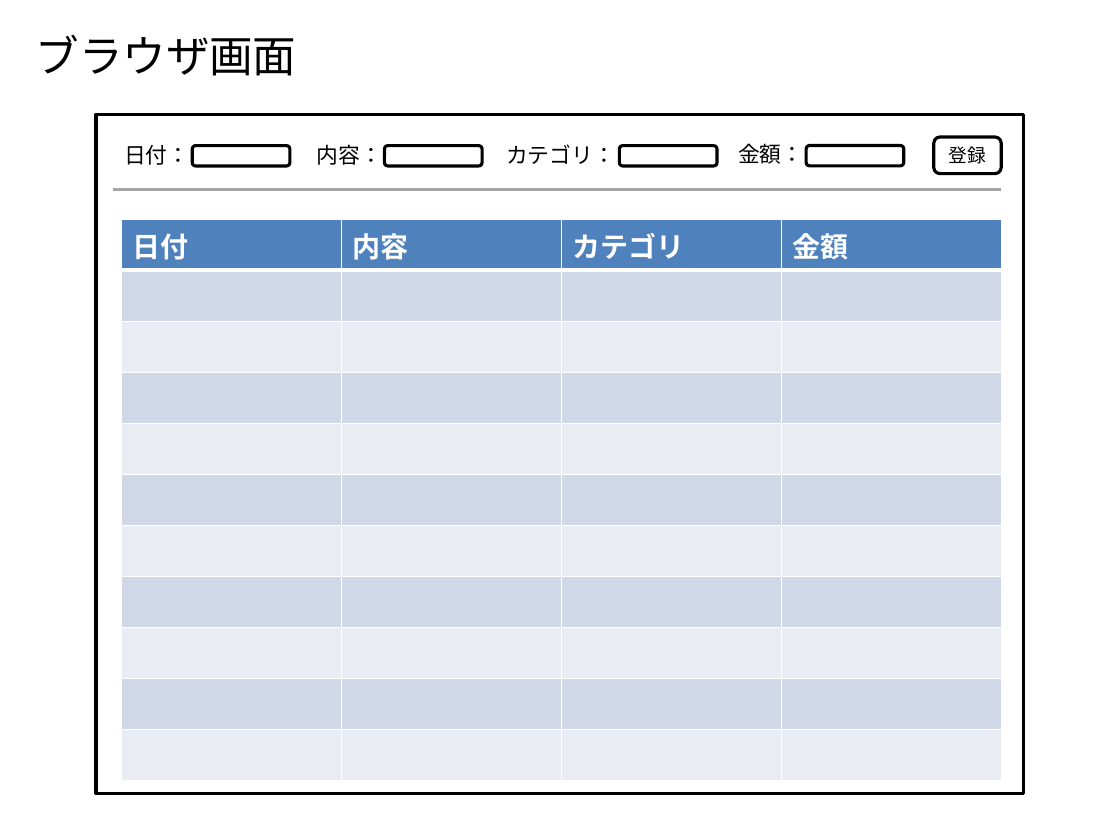
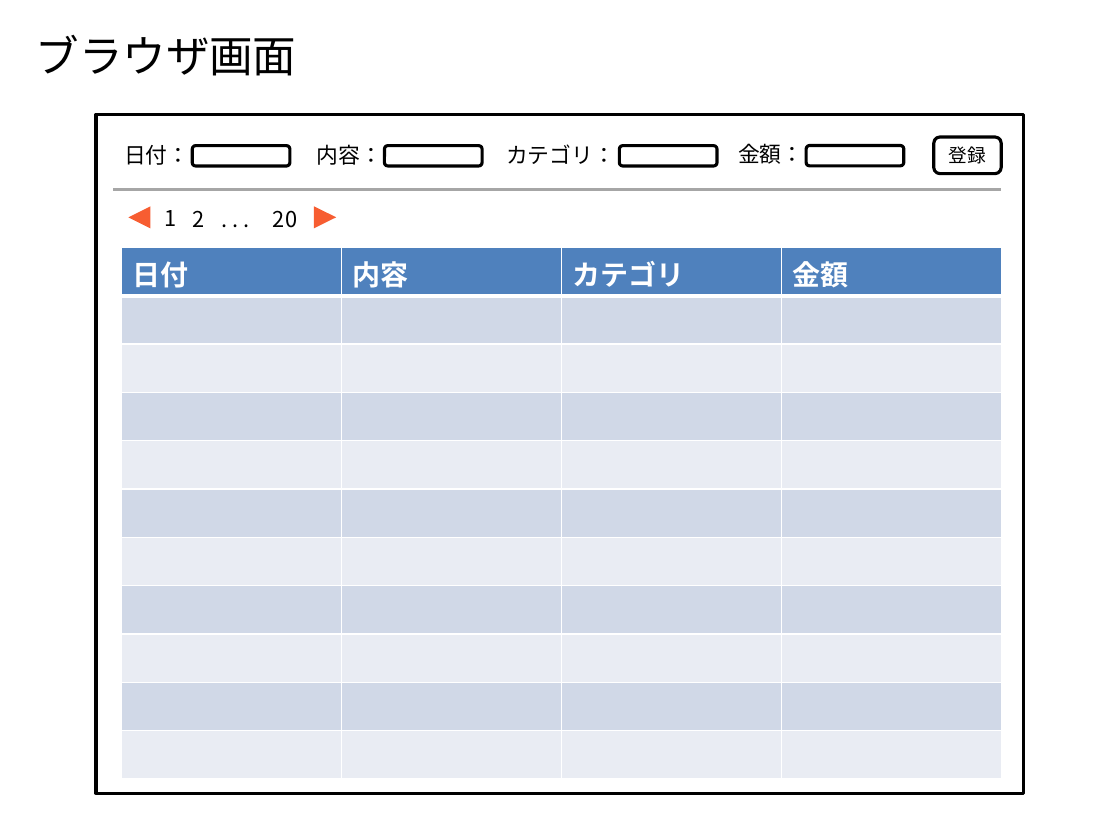
Before and after one commit to Leonis0813/chort, a slide deck: slide 3 of algieba/interface/ui.pptx (slide 2 before the commit). Drawn at 1120x840 pixels with LibreOffice and Linux fonts; fonts in the diff are those of the drawing. Boxes give left, top, right and bottom in pixels: in the first picture for what was removed or moved away, otherwise in the second. Text is boxed around its words. In the diff, an @@ line names an element or a change of style, - is before the commit and + after.

Commit message:
update ui

```diff
--- a/algieba/interface/ui.pptx
+++ b/algieba/interface/ui.pptx
@@ triangle added at (129, 206, 151, 228), fill #F75D31 @@
@@ text added at (211, 200, 271, 239), 14 pt, text #000000 @@
+. . .
@@ triangle added at (314, 206, 336, 228), fill #F75D31 @@
@@ text added at (164, 210, 176, 226), 14 pt, text #000000 @@
+1
@@ text added at (192, 210, 204, 227), 14 pt, text #000000 @@
+2
@@ text added at (273, 210, 297, 228), 14 pt, text #000000 @@
+20
@@ table: place and size @@
-table at (122, 220, 1000, 781)
+table at (122, 248, 1000, 780)
```
Also in this commit, not shown: 1 other slide changed, 1 slide added.
